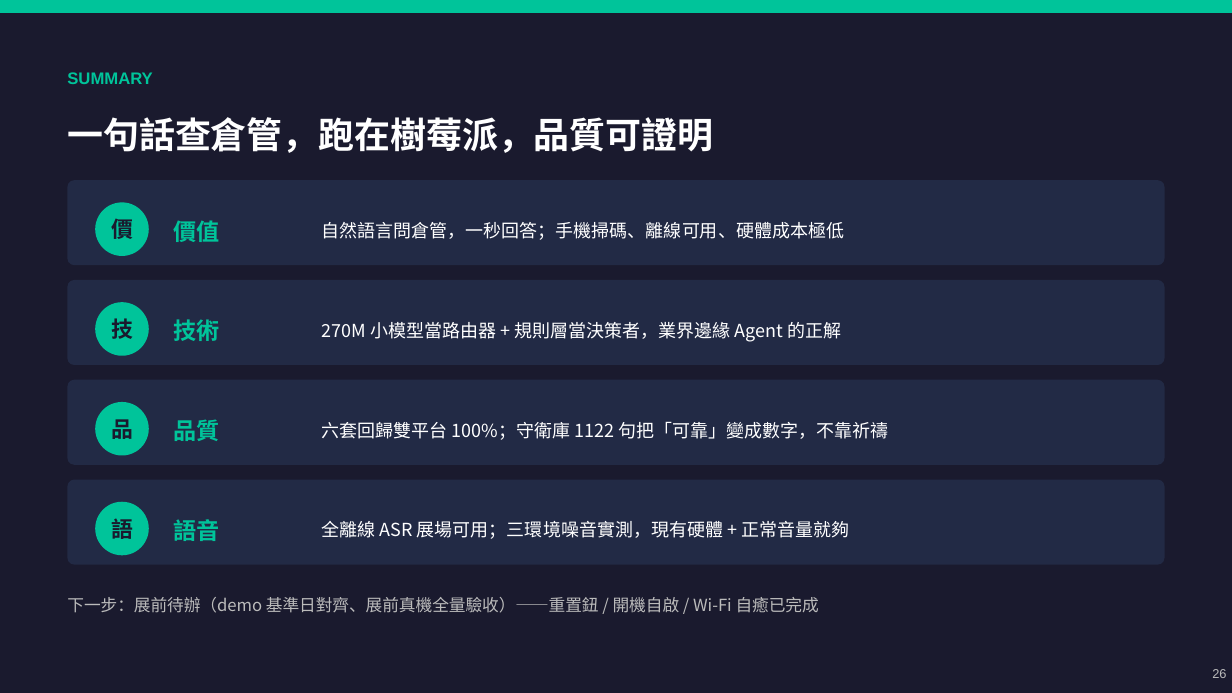
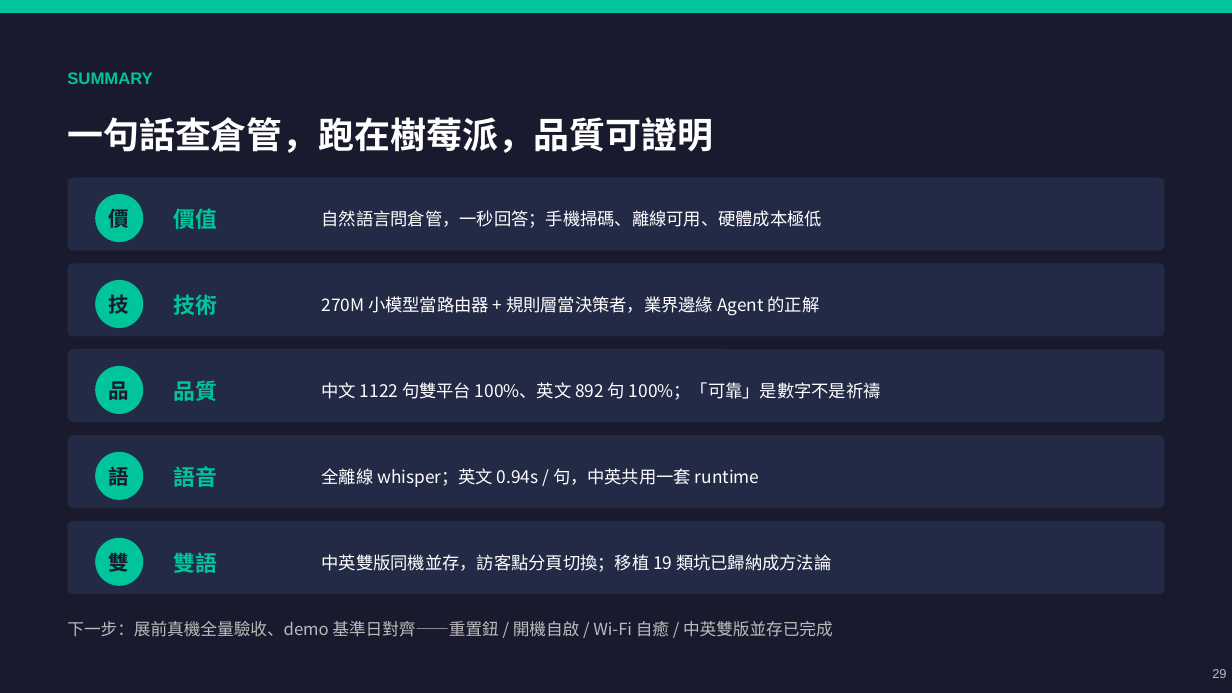
Before and after one commit to chunyen627-afk/warehouse-v2-agent, a slide deck: slide 29 of 倉管Agent_專案簡報.pptx (slide 26 before the commit). Drawn at 1232x693 pixels with LibreOffice and Linux fonts; fonts in the diff are those of the drawing. Boxes give left, top, right and bottom in pixels: in the first picture for what was removed or moved away, otherwise in the second. Text is boxed around its words. In the diff, an @@ line names an element or a change of style, - is before the commit and + after.

```diff
--- a/倉管Agent_專案簡報.pptx
+++ b/倉管Agent_專案簡報.pptx
@@ rounded rectangle: place and size @@
-rounded rectangle at [67,180,1165,265]
+rounded rectangle at [67,177,1165,250]
@@ text "價": place and size @@
-text "價" at [111,216,133,244]
+text "價" at [109,205,130,231]
@@ ellipse: place and size @@
-ellipse at [95,202,149,256]
+ellipse at [95,194,143,242]
@@ text "自然語言問倉管，一秒回答；手機掃碼、離線可用、硬體成本極低" at [322,210,822,228]: size 14 to 13.5 pt @@
@@ rounded rectangle: place and size @@
-rounded rectangle at [67,280,1165,365]
+rounded rectangle at [67,263,1165,336]
@@ text "技": place and size @@
-text "技" at [111,318,133,339]
+text "技" at [109,294,130,314]
@@ ellipse: place and size @@
-ellipse at [95,302,149,356]
+ellipse at [95,280,143,328]
@@ text "技術": place and size @@
-text "技術" at [174,319,220,341]
+text "技術" at [174,294,218,315]
@@ text "270M 小模型當路由器 + 規則層當決策者，業界邊緣 Agent ..." at [322,296,820,316]: size 14 to 13.5 pt @@
@@ text "270M 小模型當路由器 + 規則層當決策者，業界邊緣 Agent ...": place and size @@
-text "270M 小模型當路由器 + 規則層當決策者，業界邊緣 Agent ..." at [322,322,841,342]
+text "270M 小模型當路由器 + 規則層當決策者，業界邊緣 Agent ..." at [322,296,820,316]
@@ rounded rectangle: place and size @@
-rounded rectangle at [67,380,1165,465]
+rounded rectangle at [67,349,1165,422]
@@ text "品": place and size @@
-text "品" at [111,419,133,439]
+text "品" at [109,381,130,400]
@@ ellipse: place and size @@
-ellipse at [95,402,149,456]
+ellipse at [95,366,143,414]
@@ text "品質": place and size @@
-text "品質" at [174,419,220,441]
+text "品質" at [174,380,218,401]
@@ text at [322,382,881,400]: text changed; size 14 to 13.5 pt @@
-六套回歸雙平台 100%；守衛庫 1122 句把「可靠」變成數字，不靠祈禱
+中文 1122 句雙平台 100%、英文 892 句 100%；「可靠」是數字不是祈禱
@@ rounded rectangle: place and size @@
-rounded rectangle at [67,480,1165,565]
+rounded rectangle at [67,435,1165,508]
@@ size 18 to 17 pt in 4 elements at [174,208,218,229], [174,294,218,315], [174,380,218,401], [174,466,218,487] @@
@@ text "語音": place and size @@
-text "語音" at [174,519,220,541]
+text "語音" at [174,466,218,487]
@@ size 17 to 16 pt in 4 elements at [109,205,130,231], [109,294,130,314], [109,381,130,400], [109,467,130,486] @@
@@ text "語": place and size @@
-text "語" at [111,519,133,539]
+text "語" at [109,467,130,486]
@@ ellipse: place and size @@
-ellipse at [95,502,149,555]
+ellipse at [95,452,143,500]
@@ text at [322,468,759,487]: text changed; size 14 to 13.5 pt @@
-全離線 ASR 展場可用；三環境噪音實測，現有硬體 + 正常音量就夠
+全離線 whisper；英文 0.94s / 句，中英共用一套 runtime
@@ rounded rectangle added at [67,521,1165,594], fill #222A45 @@
@@ ellipse added at [95,538,143,586], fill #00C49A @@
@@ text added at [109,553,130,572], 16 pt, text #1A1A2E, bold @@
+雙
@@ text added at [174,553,218,573], 17 pt, text #00C49A, bold @@
+雙語
@@ text added at [322,554,831,572], 13.5 pt, text #FFFFFF @@
+中英雙版同機並存，訪客點分頁切換；移植 19 類坑已歸納成方法論
@@ text at [67,621,833,637]: text changed @@
-下一步：展前待辦（demo 基準日對齊、展前真機全量驗收）——重置鈕 / 開機自啟 / Wi-Fi 自癒已完成
+下一步：展前真機全量驗收、demo 基準日對齊——重置鈕 / 開機自啟 / Wi-Fi 自癒 / 中英雙版並存已完成
```
Also in this commit, not shown: 5 other slides changed, 4 slides added, 1 slide removed, 2 other files.
